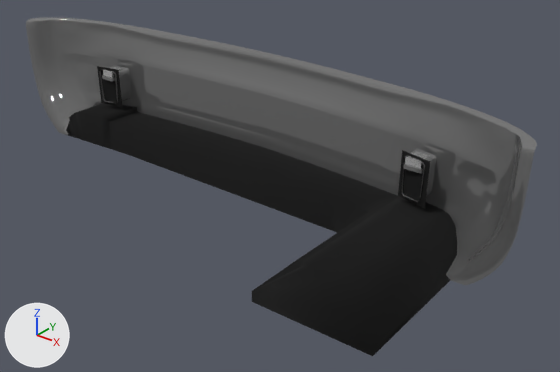
One commit to the glTF model content/cars/nissan_rs13/rearbumper_bashbar.glb: the scene before it, then after it.
Both versions are drawn from a camera (50 mm lens) standing at (1.268, 0.657, 0.993) and looking at (0.155, 2.048, 0.13). Arrows for +X, +Y and +Z are at lower left; the lights stay in place. Where no turn or scale is listed for an object, it has been applied to the vertices.

The first picture shows 'nobumper', 'undercarriage'.
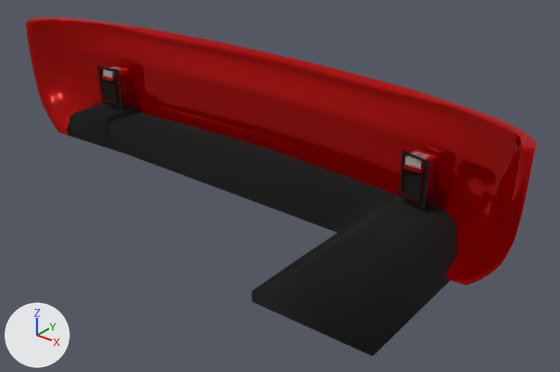
Boxes (x1, y1, x2, y2) around the edits, measured in the pictures (560 x 372 px):
'nobumper', surface changed (grey to red)
    both: (26, 17, 537, 285)

The change, as a diff of the scene's bpy script:
```diff
--- a/content/cars/nissan_rs13/rearbumper_bashbar.glb.py
+++ b/content/cars/nissan_rs13/rearbumper_bashbar.glb.py
@@ mat_paint_001 @@
 n2 = _N.new('ShaderNodeMix'); n2.name = 'Mix'
 n2.inputs[0].default_value = 1.0  # 'Factor'
-n2.inputs[7].default_value = (0.256, 0.256, 0.256, 1.0)  # 'B', grey #8a8a8a
+n2.inputs[7].default_value = (0.503, 0.0, 0.0, 1.0)  # 'B', red #bc0000
 n3 = _N.new('ShaderNodeVertexColor'); n3.name = 'Color Attribute'
```
